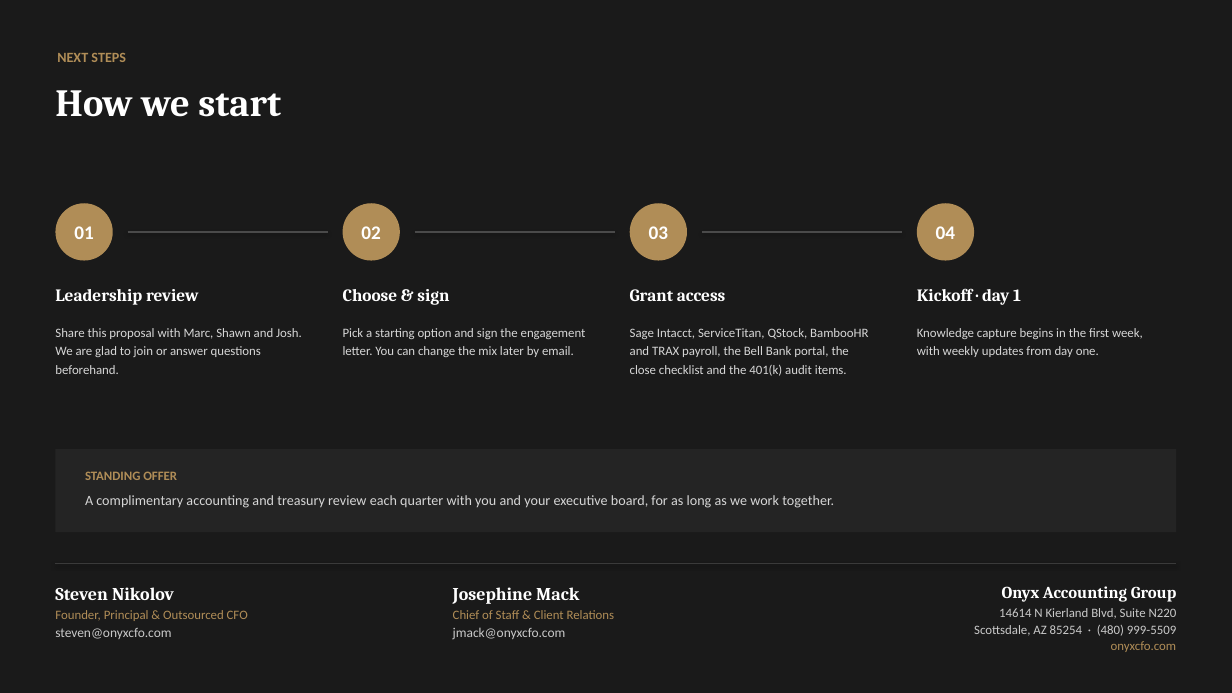
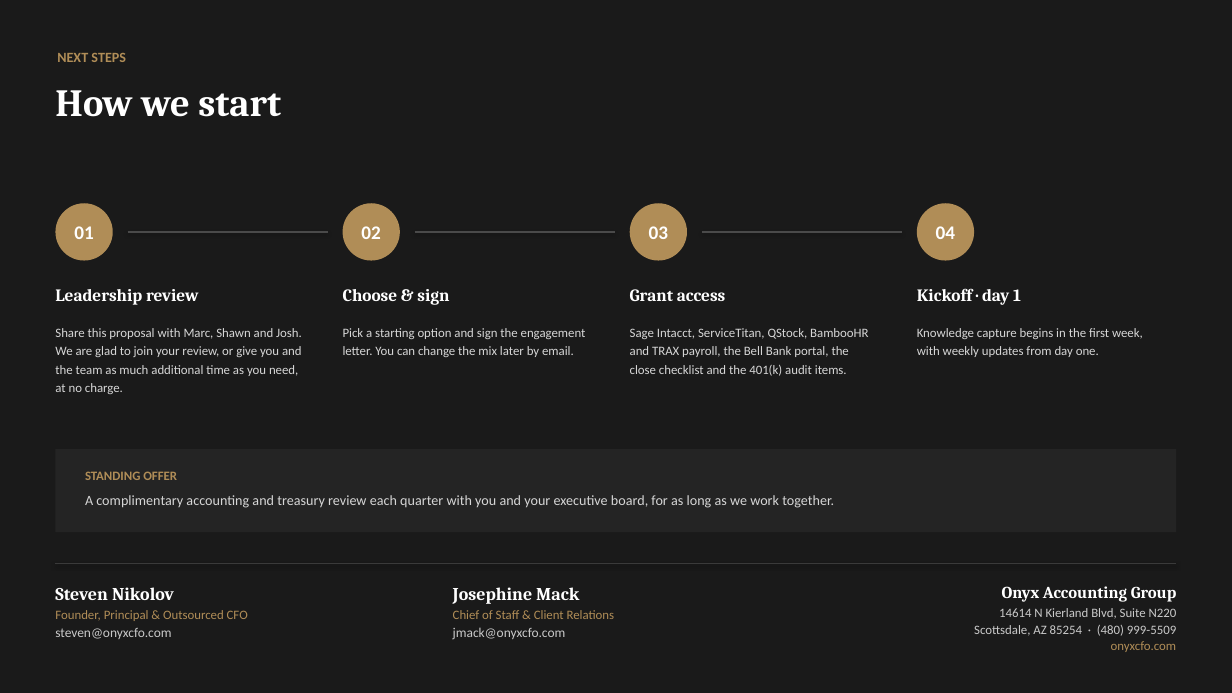
Before and after one commit to Onyxcfo/Engagement-Letter-Edits, a slide deck: slide 14 of Onyx_GeorgeBrazil_Proposal.pptx. Drawn at 1232x693 pixels with LibreOffice and Linux fonts; fonts in the diff are those of the drawing. Boxes give left, top, right and bottom in pixels: in the first picture for what was removed or moved away, otherwise in the second. Text is boxed around its words. In the diff, an @@ line names an element or a change of style, - is before the commit and + after.

```diff
--- a/Onyx_GeorgeBrazil_Proposal.pptx
+++ b/Onyx_GeorgeBrazil_Proposal.pptx
@@ text at (55, 328, 302, 394): text changed @@
-Share this proposal with Marc, Shawn and Josh. We are glad to join or answer questions beforehand.
+Share this proposal with Marc, Shawn and Josh. We are glad to join your review, or give you and the team as much additional time as you need, at no charge.
```
Also in this commit, not shown: 4 other slides changed.
